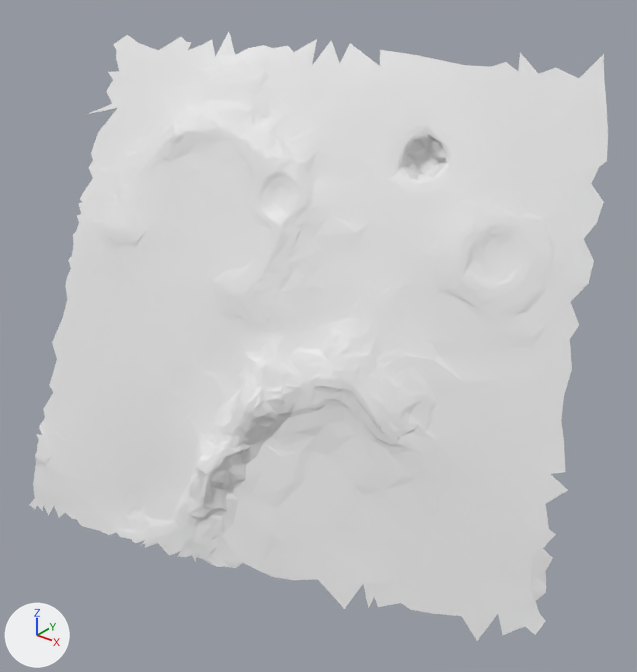
One commit to the glTF model moon small_tiles/tile_111.glb: the scene before it, then after it.
Rendered twice from a 50 mm camera at (12.52, -30.81, 15.65) aimed at (7.68, -24.75, 11.9). Lighting does not change. The marker at lower left points along +X, +Y and +Z. The older version comes first. Vertices at exactly the same position are counted once.

In view in the first picture: 't111'.
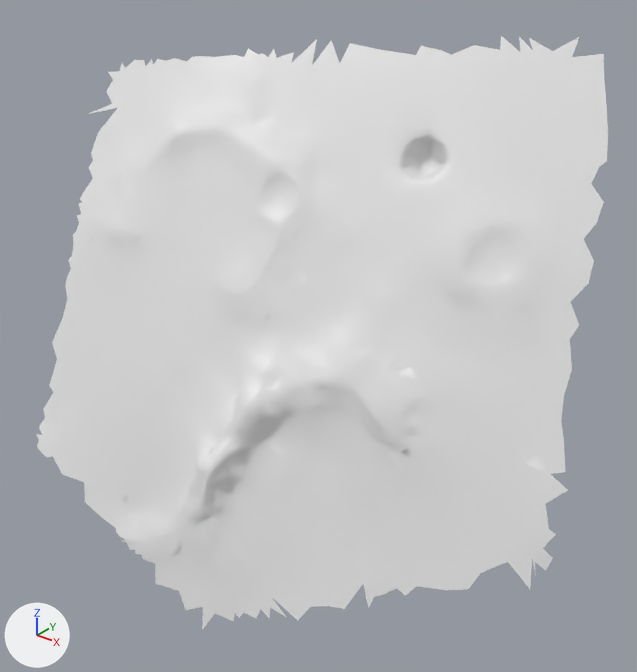
Changed parts and their boxes (x1, y1, x2, y2) in the pictures (637 x 672 px; the box of a moved part takes in the faces that stretch with it):
```json
{"object": "t111", "change": "reshaped", "before": [30, 32, 608, 641], "after": [37, 36, 608, 630]}
{"part": 1, "of": "me_t111", "change": "moved or reshaped", "before": [30, 448, 546, 641], "after": [121, 537, 344, 630]}
{"part": 2, "of": "me_t111", "change": "reshaped", "before": [114, 32, 315, 71], "after": [351, 36, 603, 78]}
```

Edits to the scene script, one JSON object a line:
```json
{"block": "me_t111", "where": "# used by ob_t111; location = (0.0, 0.0, 0.0)"}
{"op": "remove", "block": "me_t111", "code": "me_t111.from_pydata(...)  # 2798 vertices, 5413 faces; spans x 4.74..10.38, y -26.7..-22.96, z 9.7..14.56"}
{"op": "add", "block": "me_t111", "code": "me_t111.from_pydata(...)  # 2800 vertices, 5426 faces; spans x 4.74..10.3, y -26.5..-22.96, z 9.2..14.63"}
{"block": "me_t111", "change": "me_t111 part 1"}
{"block": "me_t111", "change": "64 vertices are removed from x 5.27..10.38, y -26.7..-24.81, z 9.7..10.49"}
{"block": "me_t111", "change": "111 faces are deleted"}
{"block": "me_t111", "change": "77 vertices are added at x 6.45..8.6, y -26.45..-25.76, z 9.2..9.89"}
{"block": "me_t111", "change": "154 new faces join them"}
{"block": "me_t111", "change": "me_t111 part 2"}
{"block": "me_t111", "change": "23 vertices are removed from x 4.8..6.73, y -24.66..-24.04, z 14.24..14.56"}
{"block": "me_t111", "change": "50 faces are deleted"}
{"block": "me_t111", "change": "12 vertices are added at x 7.95..9.21, y -23.58..-22.98, z 14.45..14.63"}
{"block": "me_t111", "change": "20 new faces join them"}
```
